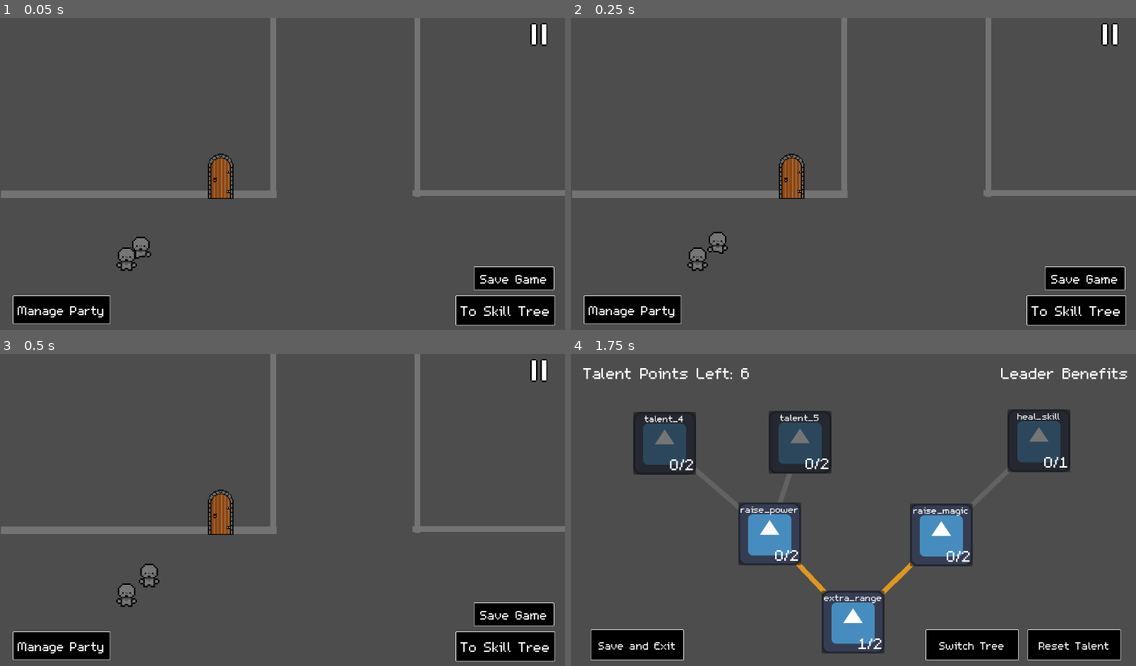
Above: before the commit, frames 1-4 (two rows, left to right).
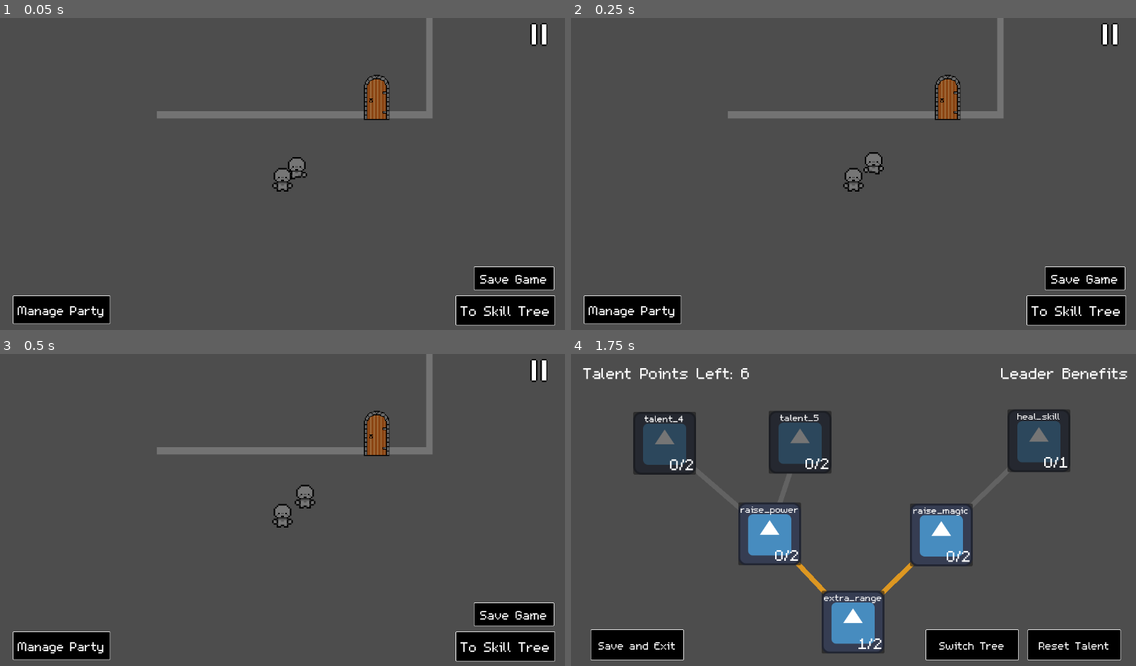
Above: after the commit, the same moments.

Repository: DubiousDuck/Manny-Takes-on-Upper-Management
Game: Godot game, scene res://overworld/sample_overworld.tscn
Same seed, same stepped clock (60 frames per second), same inputs: the game is played once before the commit and once after it. The engine's default icon, where the game draws it, is replaced by a stand-in: a white triangle on a blue panel in a dark square.
Inputs:
- Up to frame 1 (0.05 s): no input
- Up to frame 2 (0.25 s): no input
- Up to frame 3 (0.5 s): no input
- Up to frame 4 (1.75 s): click "To Skill Tree" at 0.5 s; click "0/2" at 1.25 s

The runs differ from the first frame. In frame 1, 5.7% of the frame differs, in the area x 0-100%, y 0-81%; in frame 2, 5.7%; in frame 3, 5.7%; in frame 4, nothing differs.

Commit message:
camera follows player in ow

Diff:
--- /dev/null
+++ b/overworld/camera_ow.gd
@@ -0,0 +1,19 @@
+extends Camera2D
+
+func _ready():
+	call_deferred("after_ready")
+
+func after_ready() -> void:
+	var player = get_parent().get_node("Player")
+	if not (player == null):
+		offset = player.position
+
+func _process(delta: float) -> void:
+	var player = get_parent().get_node("Player")
+	#print("offset",offset)
+	if not (player == null):
+		#transform =player.position
+		#offset = player.position
+		var t=create_tween()
+		t.tween_property(self,"offset", player.position, 1)
+	#print("offset",offset)
--- a/overworld/interactable.gd
+++ b/overworld/interactable.gd
@@ -29,9 +29,7 @@
 		is_in_range = false
 
 func _on_area_2d_mouse_entered() -> void:
-	print(mouse_selected)
 	mouse_selected=true
 
 func _on_area_2d_mouse_exited() -> void:
-	print(mouse_selected)
 	mouse_selected=false
--- a/overworld/sample_overworld.tscn
+++ b/overworld/sample_overworld.tscn
@@ -1,9 +1,10 @@
-[gd_scene load_steps=8 format=3 uid="uid://bl3rxfaj4snxv"]
+[gd_scene load_steps=9 format=3 uid="uid://bl3rxfaj4snxv"]
 
 [ext_resource type="PackedScene" uid="uid://vjjenmk6qvnq" path="res://overworld/Player.tscn" id="1_i2n66"]
 [ext_resource type="Script" path="res://overworld/overworld.gd" id="1_o2m1g"]
 [ext_resource type="PackedScene" uid="uid://swx1ag0pr6hh" path="res://ui/pause_menu/pause_canvas_layer.tscn" id="2_ss2h4"]
 [ext_resource type="PackedScene" uid="uid://dia222bicit4v" path="res://overworld/door.tscn" id="4_712br"]
+[ext_resource type="Script" path="res://overworld/camera_ow.gd" id="4_u7vk1"]
 
 [sub_resource type="RectangleShape2D" id="RectangleShape2D_ytewl"]
 size = Vector2(561.75, 15)
@@ -127,7 +128,8 @@
 collision_mask = 3
 
 [node name="Camera2D" type="Camera2D" parent="."]
-position = Vector2(580, 325)
+position_smoothing_enabled = true
+script = ExtResource("4_u7vk1")
 
 [node name="Door" parent="." instance=ExtResource("4_712br")]
 position = Vector2(453, 336)
--- a/stages/camera_2d.gd
+++ b/stages/camera_2d.gd
@@ -3,3 +3,11 @@
 func _ready():
 	Global.camera_top = $top_margin.global_position.y
 	Global.camera_low = $low_margin.global_position.y
+
+func _process(delta: float) -> void:
+	var player = get_parent().get_node("Player")
+	#print("offset",offset)
+	if not (player == null):
+		transform =player.position
+		offset = player.position
+	#print("offset",offset)
--- a/stages/demo_field.tscn
+++ b/stages/demo_field.tscn
@@ -5,7 +5,7 @@
 [ext_resource type="PackedScene" uid="uid://swx1ag0pr6hh" path="res://ui/pause_menu/pause_canvas_layer.tscn" id="2_i3ck5"]
 [ext_resource type="Script" path="res://other_map_components/cell_highlights.gd" id="3_v4sia"]
 [ext_resource type="Script" path="res://unit/UnitGroupController.gd" id="4_ifsfs"]
-[ext_resource type="Script" path="res://stages/camera_2d.gd" id="5_ubm3c"]
+[ext_resource type="Script" path="res://overworld/camera_ow.gd" id="5_ubm3c"]
 [ext_resource type="Script" path="res://unit/UnitContainer.gd" id="5_ypjfd"]
 [ext_resource type="PackedScene" uid="uid://s6hbciun8a1p" path="res://unit/unit.tscn" id="6_vkavw"]
 [ext_resource type="Script" path="res://unit/PlayerUnit.gd" id="7_fxfs3"]
